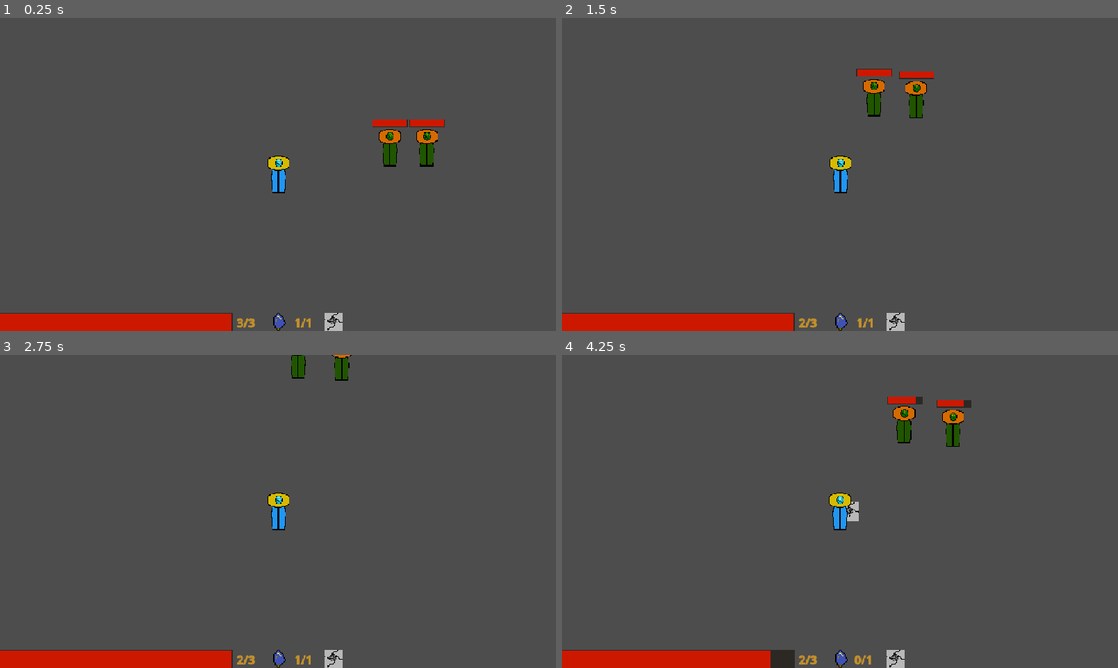
Above: before the commit, frames 1-4 (two rows, left to right).
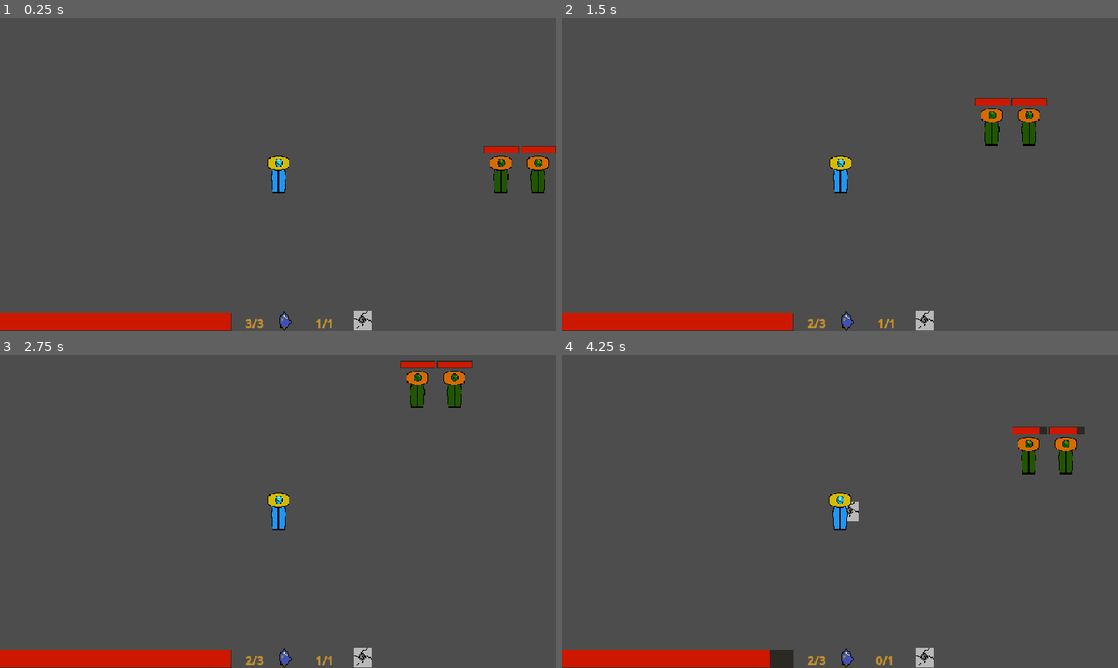
Above: after the commit, the same moments.

Repository: nf12pro/ChronoAnchor
Game: Godot game, scene res://scenes/testing_scene.tscn
The game is run twice, just before and just after one commit, with the same random seed, the same clock (stepped at 60 frames per second) and the same inputs.
Inputs (mouse positions are in pixels of both pictures, inside the frame that each line leads up to):
- Up to frame 1 (0.25 s): no input
- Up to frame 2 (1.5 s): tap Enter at 0.5 s; move the mouse to (962, 158) at 0.52 s; press the mouse at (962, 158) at 0.53 s; hold Right (move_right) 0.53-1.28 s; move the mouse to (728, 190) at 1.27 s; release the mouse at (728, 190) at 1.28 s; hold S (move_down) from 1.28 s (still down); tap Shift (dash) at 1.35 s
- Up to frame 3 (2.75 s): move the mouse to (333, 442) at 2.02 s; release S (move_down) at 2.03 s; hold Right (move_right) from 2.03 s (still down); hold Right mouse button (heavy_attack) from 2.03 s (still down)
- Up to frame 4 (4.25 s): move the mouse to (812, 574) at 2.77 s; release Right (move_right) at 2.78 s; release Right mouse button (heavy_attack) at 2.78 s; hold W (move_up) 2.78-3.53 s; tap P (take_damage_test) at 2.85 s; click (812, 574) at 2.92 s; move the mouse to (1006, 558) at 3.52 s; hold A (move_left) from 3.53 s (still down); tap Alt at 3.6 s; tap Q (place_save_state) at 4.15 s

The runs differ from the first frame. In frame 1, 2.9% of the frame differs, in the area x 0-100%, y 32-100%; in frame 2, 2.9%; in frame 3, 2.3%; in frame 4, 2.9%, in the area x 0-94%, y 13-100%.

Commit message:
Fixed Position Issues

Diff:
--- a/scenes/player.tscn
+++ b/scenes/player.tscn
@@ -42,12 +42,14 @@
 anchors_preset = 2
 anchor_top = 1.0
 anchor_bottom = 1.0
-offset_top = 510.0
-offset_bottom = 540.0
+offset_left = -481.0
+offset_top = 239.0
+offset_right = -81.0
+offset_bottom = 269.0
 grow_vertical = 0
 
 [node name="dash_shard" type="Sprite2D" parent="." unique_id=290740632]
-position = Vector2(480, 524)
+position = Vector2(10, 253)
 scale = Vector2(2, 2)
 texture = ExtResource("4_dqkch")
 
@@ -57,10 +59,10 @@
 anchor_top = 0.94100004
 anchor_right = 0.51000005
 anchor_bottom = 0.998
-offset_left = 384.0
-offset_top = 508.0
-offset_right = 464.0
-offset_bottom = 540.0
+offset_left = -81.0
+offset_top = 239.0
+offset_right = -1.0
+offset_bottom = 271.0
 grow_horizontal = 2
 grow_vertical = 2
 theme_override_colors/default_color = Color(0.75986844, 0.5605189, 0.16995767, 1)
@@ -78,10 +80,10 @@
 anchor_top = 0.94100004
 anchor_right = 0.51000005
 anchor_bottom = 0.998
-offset_left = 480.0
-offset_top = 508.0
-offset_right = 560.0
-offset_bottom = 540.0
+offset_left = 37.0
+offset_top = 239.0
+offset_right = 117.0
+offset_bottom = 271.0
 grow_horizontal = 2
 grow_vertical = 2
 theme_override_colors/default_color = Color(0.75986844, 0.5605189, 0.16995767, 1)
@@ -94,13 +96,11 @@
 vertical_alignment = 2
 
 [node name="player_sprite" type="AnimatedSprite2D" parent="." unique_id=2084851377]
-position = Vector2(480, 270)
 sprite_frames = SubResource("SpriteFrames_6esg4")
 autoplay = "default"
 frame_progress = 0.12391861
 
 [node name="player_hurtbox" type="CollisionShape2D" parent="." unique_id=1128658469]
-position = Vector2(480, 270)
 shape = SubResource("RectangleShape2D_hv2ic")
 
 [node name="health_timer" type="Timer" parent="." unique_id=899907336]
@@ -118,13 +118,11 @@
 one_shot = true
 
 [node name="sword_equipment" parent="." unique_id=1586162383 instance=ExtResource("5_qlg0r")]
-position = Vector2(480, 270)
 
 [node name="camera_2d" type="Camera2D" parent="." unique_id=843484154]
-position = Vector2(480, 270)
 
 [node name="save_state_sprite" type="Sprite2D" parent="." unique_id=102639851]
-position = Vector2(576, 524)
+position = Vector2(146, 252)
 texture = ExtResource("5_tuyoq")
 
 [connection signal="timeout" from="health_timer" to="." method="_on_health_timer_timeout"]
--- a/scenes/testing_scene.tscn
+++ b/scenes/testing_scene.tscn
@@ -6,6 +6,7 @@
 [node name="testing_scene" type="Node2D" unique_id=1774393185]
 
 [node name="player" parent="." unique_id=809222876 instance=ExtResource("1_2j2p2")]
+position = Vector2(288, 224)
 
 [node name="test_enemy" parent="." unique_id=101213513 instance=ExtResource("2_2j2p2")]
 position = Vector2(672, 224)
--- a/scripts/player.gd
+++ b/scripts/player.gd
@@ -170,8 +170,8 @@
 
 	var save_state_sprite_loaded = save_state_sprite.instantiate()
 
-	save_state_sprite_loaded.global_position.x = global_position.x + 480
-	save_state_sprite_loaded.global_position.y = global_position.y + 270
+	save_state_sprite_loaded.global_position.x = global_position.x
+	save_state_sprite_loaded.global_position.y = global_position.y
 
 	get_parent().add_child(save_state_sprite_loaded)
 
@@ -195,7 +195,6 @@
 	save_state_y_location.remove_at(0)
 
 	save_state_nodes.remove_at(0)
-	save_state_placed -= 1
 
 	save_state_tracker.text = "[b]" + str(save_state_max_amount - save_state_placed) + "/" + str(save_state_max_amount) + "[/b]"
 	dash_tracker.text = "[b]" + str(dash_charges) + "/" + str(dash_amount) + "[/b]"
Not shown, changed: .DS_Store
